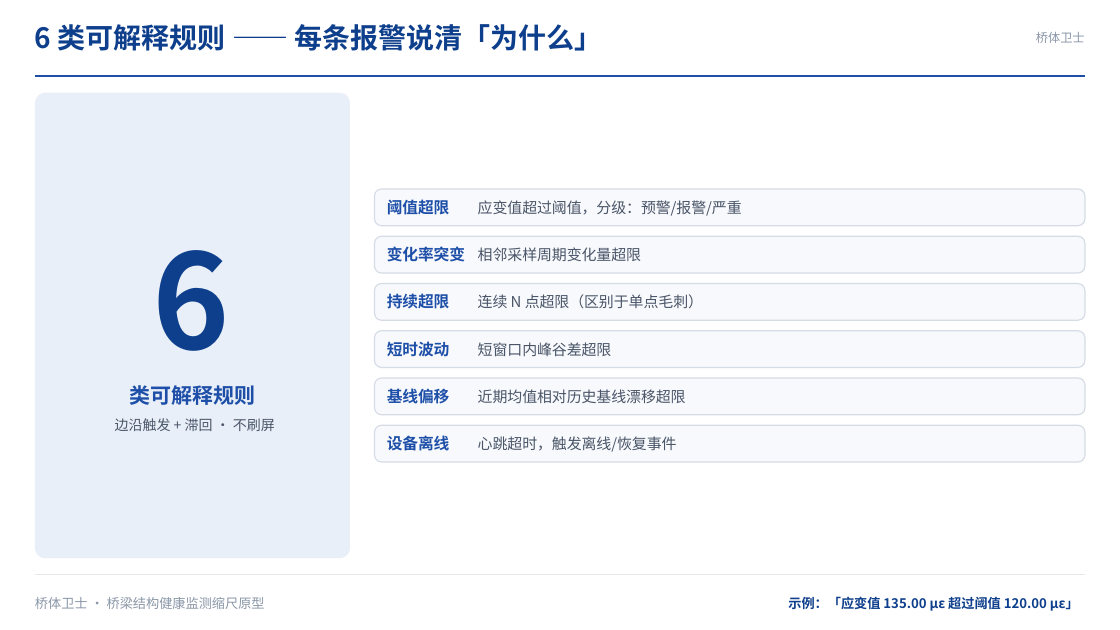
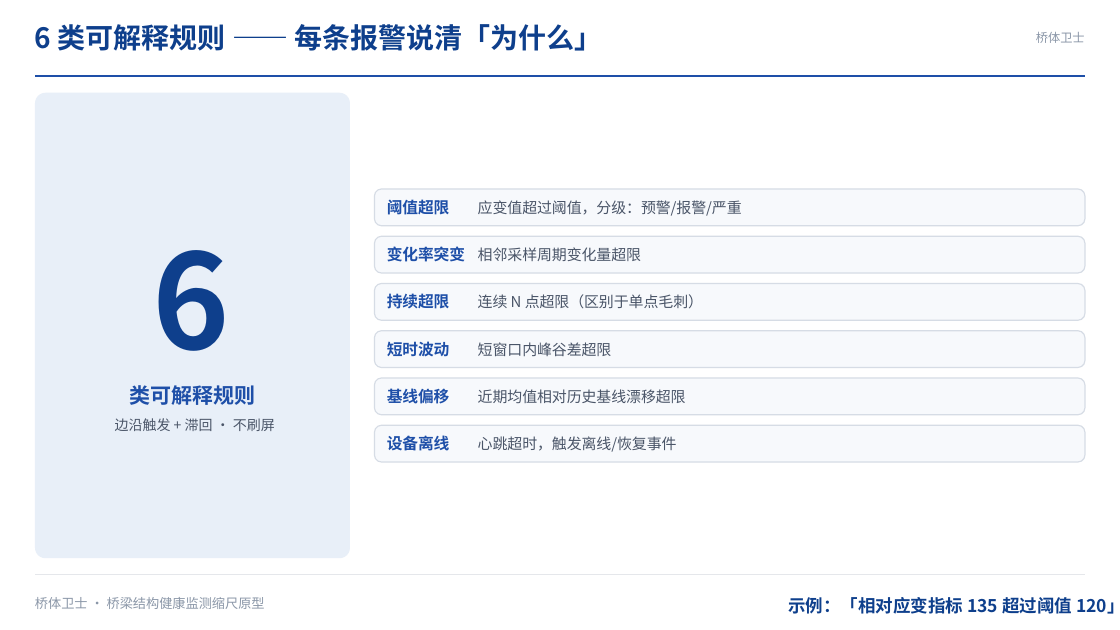
Before and after one commit to cx0806V/bridge-guardian, a slide deck: slide 5 of 桥体卫士答辩PPT/桥体卫士答辩PPT.pptx. Drawn at 1120x630 pixels with LibreOffice and Linux fonts; fonts in the diff are those of the drawing. Boxes give left, top, right and bottom in pixels: in the first picture for what was removed or moved away, otherwise in the second. Text is boxed around its words. In the diff, an @@ line names an element or a change of style, - is before the commit and + after.

Commit message:
验收收口：统一相对应变指标口径 + 补齐竞赛视觉资源与截图证据
- 修复 7 处 με 口径残留：app.py 注释/审计日志、答辩材料讲稿与 Q&A、05.slide 页脚(同步 pptx)
- 纳入统一视觉系统：static/app.css + static/bridge.svg
- 新增 6 张答辩截图：正常/严重报警/设备离线/报警详情/手机端/串口离线
- 更新 pytest 37 passed 原始输出证据

```diff
--- a/桥体卫士答辩PPT/桥体卫士答辩PPT.pptx
+++ b/桥体卫士答辩PPT/桥体卫士答辩PPT.pptx
@@ text at (788, 597, 1120, 614): text changed; size 11.2 to 15 pt @@
-示例：「应变值 135.00 με 超过阈值 120.00 με」
+示例：「相对应变指标 135 超过阈值 120」
```
Also in this commit, not shown: 16 other files.
